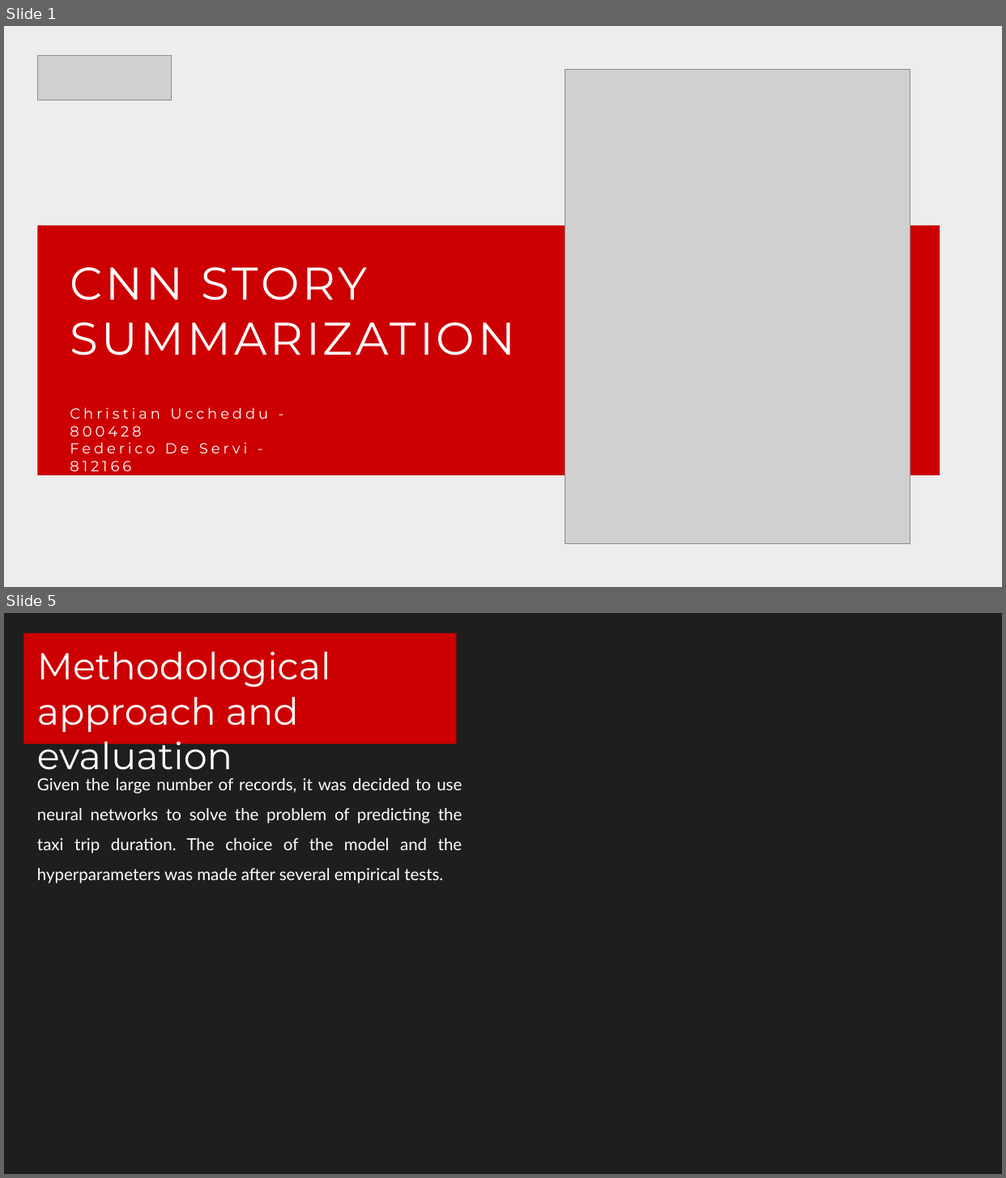
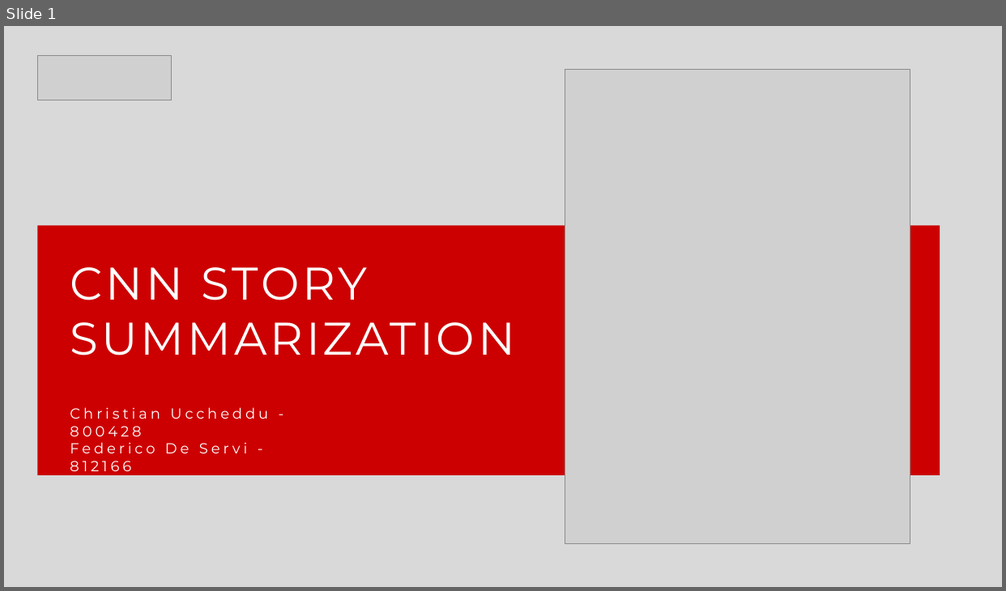
Before and after one commit to federicodeservi/TMS_project, a slide deck: presentation/presentation.pptx. Shown one above the other, each under a label of ours: slides 1 and 5 before the commit, slide 1 after it; the slides between them are not shown. The pictures are 1006x1178 and 1006x591 pixels, drawn with LibreOffice and Linux fonts; fonts in the diff are those of the drawing; grey boxes stand for pictures. Boxes give left, top, right and bottom in pixels: in the first picture for what was removed or moved away, otherwise in the second. Text is boxed around its words. In the diff, an @@ line names an element or a change of style, - is before the commit and + after.

```diff
--- a/presentation/presentation.pptx
+++ b/presentation/presentation.pptx
@@ slide 5 removed at (4, 613, 1002, 1174), background #FFFFFF @@
@@ rectangle removed at (4, 613, 1002, 1174) @@
@@ rectangle removed at (23, 633, 456, 744) @@
@@ text removed at (37, 651, 330, 770) @@
-Methodological approach and evaluation
@@ text removed at (37, 778, 462, 884) @@
-Given the large number of records, it was decided to use neural networks to solve the problem of predicting the taxi trip duration. The choice of the model and the hyperparameters was made after several empirical tests.
@@ slide 1 changed as well @@
@@ background #EDEDED to #D9D9D9 @@
```
Also in this commit, not shown: 7 other slides changed, 3 slides added, 1 other slide removed, 12 other files.
